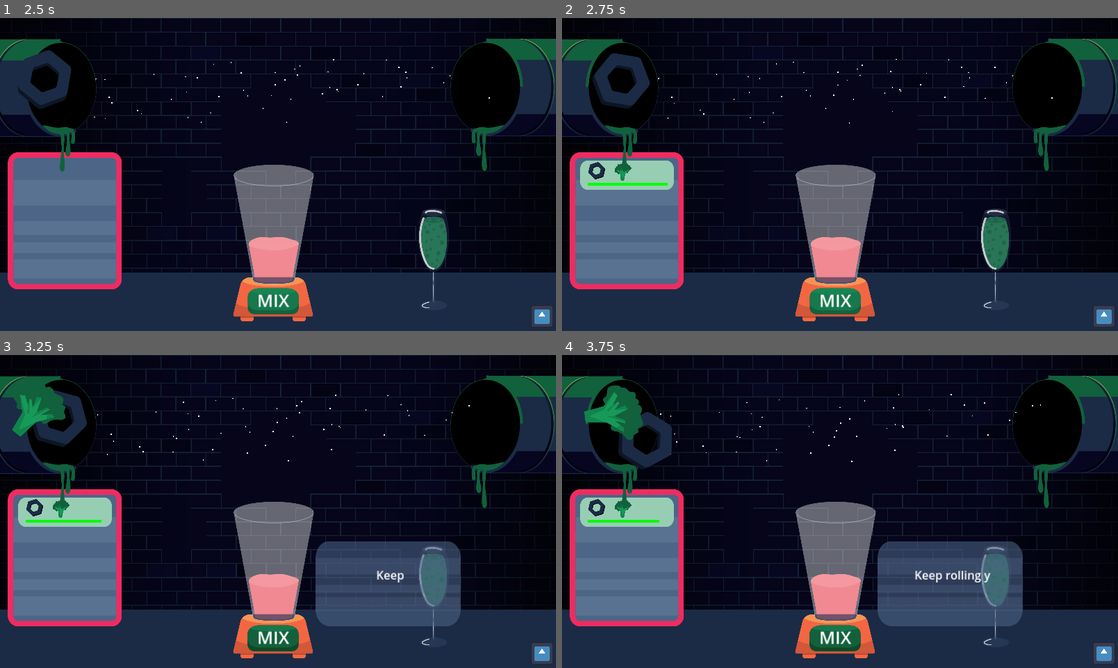
Above: before the commit, frames 1-4 (two rows, left to right).
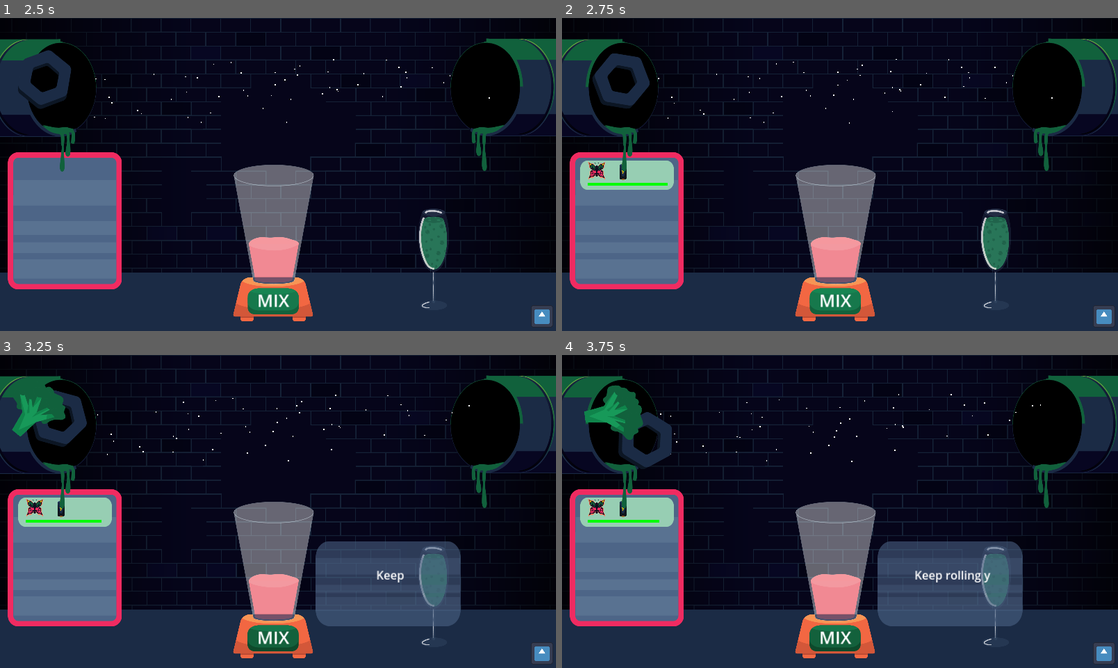
Above: after the commit, the same moments.

Repository: Daxidz/orbital-5-cyberpunk
Game: Godot game, scene res://src/main.tscn
Two runs of this game, one before a commit and one after it. Both use one fixed random seed, a clock stepped at 60 frames per second and the inputs below. The engine's default icon, where the game draws it, is replaced by a stand-in: a white triangle on a blue panel in a dark square.
Inputs (mouse positions are in pixels of both pictures, inside the frame that each line leads up to):
- Up to frame 1 (2.5 s): click (272, 299) at 0.5 s; click (272, 299) at 1.25 s; click (272, 299) at 2 s
- Up to frame 2 (2.75 s): no input
- Up to frame 3 (3.25 s): move the mouse to (61, 414) at 2.77 s; press the mouse at (61, 414) at 2.78 s
- Up to frame 4 (3.75 s): move the mouse to (612, 411) at 3.52 s; release the mouse at (612, 411) at 3.53 s; click (612, 411) at 3.6 s

Frame 1 is identical in both runs. In frame 2, 0.2% of the frame differs, in the area x 4-13%, y 46-52%; in frame 3, 0.2%; in frame 4, 0.2%.

Commit message:
Generate recipes randomly

Diff:
--- a/src/recipes_manager.gd
+++ b/src/recipes_manager.gd
@@ -10,6 +10,7 @@
 var ampoule_texture = preload("res://res/img/ingredients/ampoule.svg")
 var boulon_texture = preload("res://res/img/ingredients/boulon.svg")
 var brocoli_texture = preload("res://res/img/ingredients/brocoli.svg")
+var butterfly_texture = preload("res://res/img/ingredients/butterfly.svg")
 var essence_texture = preload("res://res/img/ingredients/essence.svg")
 var pile_texture = preload("res://res/img/ingredients/pile.svg")
 
@@ -21,14 +22,11 @@
 	"ampoule": ampoule_texture,
 	"boulon": boulon_texture,
 	"brocoli": brocoli_texture,
+	"butterfly": butterfly_texture,
 	"essence": essence_texture,
-	"pile": pile_texture
+	"pile": pile_texture,
 }
 
-var RECIPES: Array = [
-	Recipe.new(["essence", "pile"]),
-	Recipe.new(["boulon", "brocoli"]),
-]
 var ongoing_recipes: Array
 
 var rng: RandomNumberGenerator = RandomNumberGenerator.new()
@@ -106,8 +104,11 @@
 	self.next_spawn_tick = self.timer_tick + self.rng.randf_range(SPAWN_INTERVAL_MIN * TIMER_TICKS_PER_SEC, SPAWN_INTERVAL_MAX * TIMER_TICKS_PER_SEC)
 
 func spawn_new_recipe():
-	var recipe: Recipe = RECIPES[self.rng.randi_range(0, RECIPES.size() - 1)].duplicate()
-	recipe.time = Time.get_ticks_msec()
+	var nb_ingredients = 3 if (self.rng.randf() >= 0.7) else 2;
+	var ingredients = []
+	for i in range(nb_ingredients):
+		ingredients.push_back(TEXTURES.keys().pick_random())
+	var recipe: Recipe = Recipe.new(ingredients, Time.get_ticks_msec())
 	self.ongoing_recipes.append(recipe)
 
 	self.redraw_recipes()
@@ -123,6 +124,7 @@
 		self.spawn_new_recipe()
 
 func is_ongoing_recipe_valid(ingredients: Array):
+	print_debug("is_ongoing_recipe_valid()")
 	ingredients.sort()
 
 	var same = self.ongoing_recipes.filter(func(recipe): return recipe.ingredients == ingredients)
